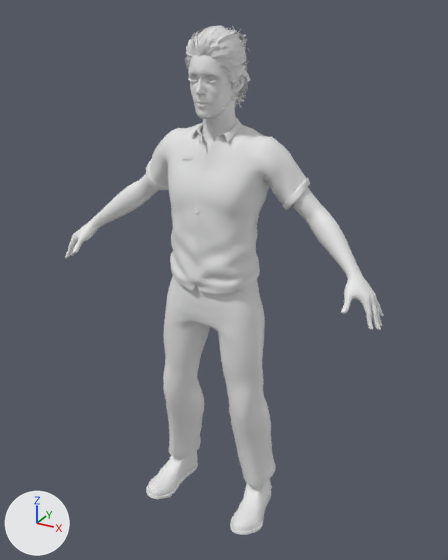
The FBX model Paraphrenia/Assets/Meshes/Characters/Nurse/SM_Nurse.Fbx, before and after one commit.
One viewpoint serves both versions: a 50 mm lens placed at (1.046, -1.79, 1.918), pointed at (0.08, -0.034, 1.04). The lights are fixed; the arrows at lower left show +X, +Y and +Z. Materials are left out; every surface is plain grey. Where no turn or scale is listed for an object, it has been applied to the vertices.

In view in the first picture: 'base_body', 'boots', 'hair_base', 'pants', 'shirt'.
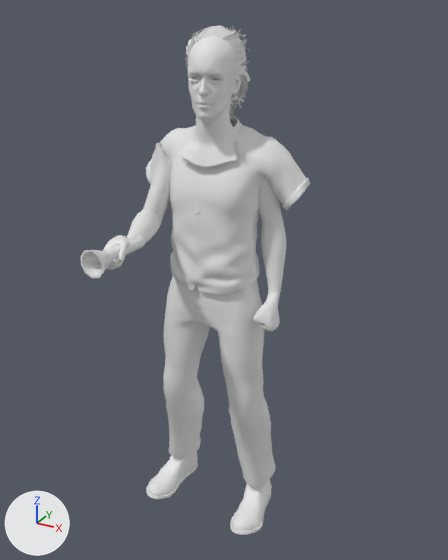
Location of each change, [x1, y1, x2, y2] in pixels of the pictures (448 x 560 px):
'base_body2', added: after [103, 36, 286, 332]
'base_body', deleted: before [65, 54, 384, 330]
'Flashlight', added: after [81, 236, 145, 278]

The change, as a list of edits to the scene's bpy script:
```text
Add me_mesh_1:
    me_mesh_1.from_pydata(...)  # 9441 vertices, 9275 faces; spans x -0.23..0.273, y -0.426..0.145, z 0.869..1.839
Add me_mesh_009_1:
    me_mesh_009_1.from_pydata(...)  # 122 vertices, 130 faces; spans x -0.183..-0.093, y -0.482..-0.248, z 1.179..1.272
Remove ob_base_body:
    ob_base_body = bpy.data.objects.new('base_body', me_mesh_002)
    ob_base_body.location = (0.0, 0.0, 0.0)
Add ob_base_body2:
    ob_base_body2 = bpy.data.objects.new('base_body2', me_mesh_1)
    ob_base_body2.location = (0.0, 0.0, 0.0)
Add ob_flashlight:
    ob_flashlight = bpy.data.objects.new('Flashlight', me_mesh_009_1)
    ob_flashlight.location = (0.017, 0.0, -0.005)
```
